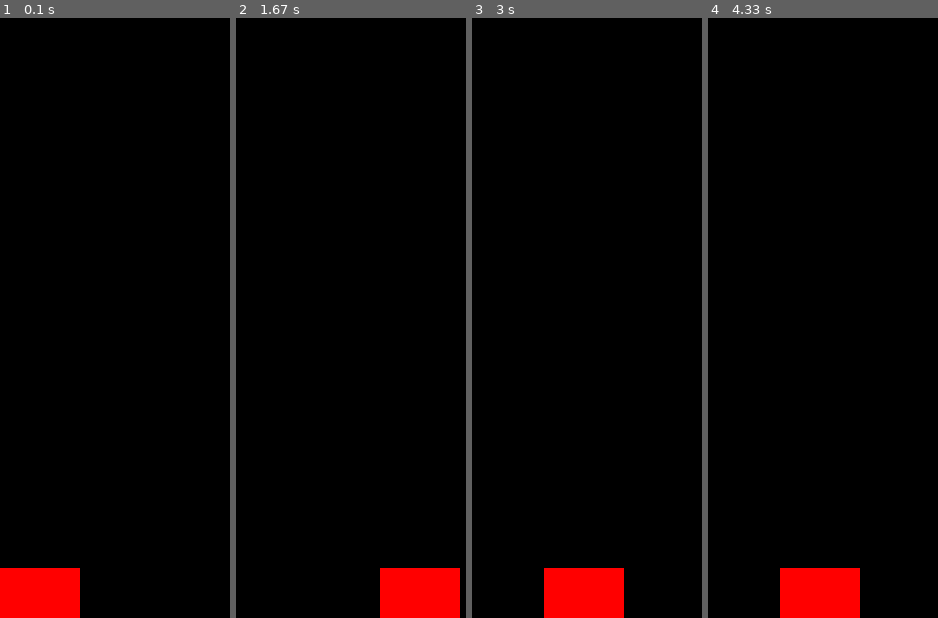
Above: before the commit, frames 1-4 (left to right).
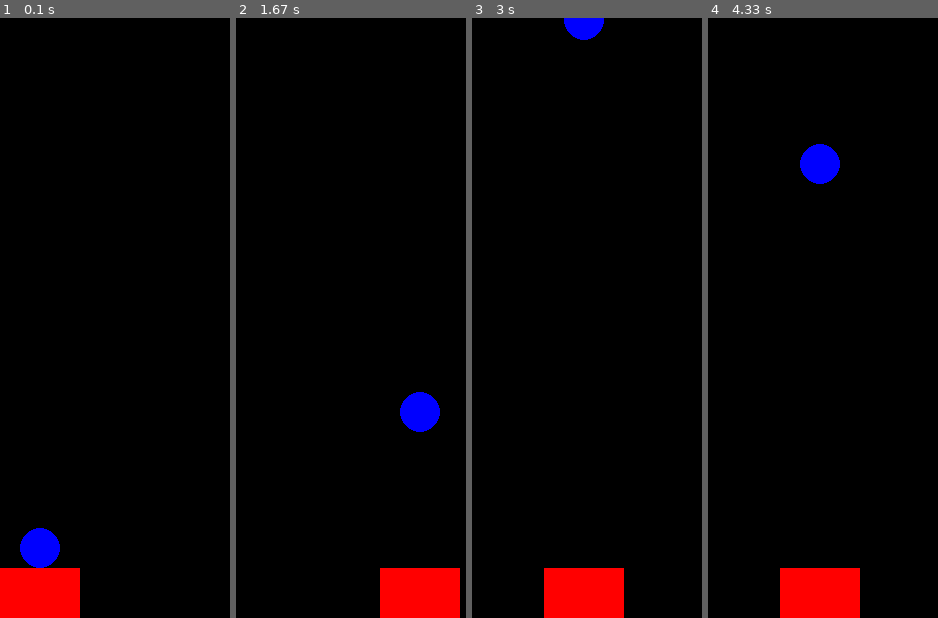
Above: after the commit, the same moments.

Repository: moonlca/pygame-practice
Game: pygame game, started from helloworld.py
The game is run twice, just before and just after one commit, with the same random seed, the same clock (stepped at 60 frames per second) and the same inputs.
Inputs:
- Up to frame 1 (0.1 s): no input
- Up to frame 2 (1.67 s): tap Space at 0.33, 0.73, 1.03, 1.23, 1.53 s; hold D 0.67-1.13 s; hold D 1.17-1.63 s
- Up to frame 3 (3 s): hold A 1.67-2.2 s; tap Space at 1.73, 2.03, 2.3, 2.6, 2.73 s; hold A 2.23-2.63 s; hold D from 2.67 s (still down)
- Up to frame 4 (4.33 s): tap Space at 3.03, 3.4, 3.7, 3.9, 4.2 s; release D at 3.3 s; hold A 3.33-3.8 s; hold D 3.83-4.3 s

The runs differ from the first frame. In frame 1, 0.9% of the frame differs, in the area x 8-27%, y 85-92%; in frame 2, 0.9%; in frame 3, 0.5%; in frame 4, 0.9%.

Commit message:
use space to shot  blue ball and jump between two line

Diff:
--- a/helloworld.py
+++ b/helloworld.py
@@ -7,15 +7,29 @@
 pygame.display.set_caption('hello')
 error = 0
 RED = (255, 0, 0)
+BLUE = (0, 0, 255)
 rect1 = pygame.Rect(0, 550, 80, 50)
 clk = pygame.time.Clock()
 pygame.key.set_repeat(1, 10)
 speed = 0
+lock = 1
+diry = -1
+cx = 20
+cy = 530
+shotspeed = 1
+
+
 # main loop
 while not error:
     clk.tick(60)
+    dp.fill((0, 0, 0))
+
+    # event
     for ev in pygame.event.get():
-        dp.fill((0, 0, 0))
+        # quit
+        if ev.type == QUIT:
+            pygame.quit()
+            sys.exit()
         # key move the rect1
         if ev.type == pygame.KEYDOWN:
             speed += 1
@@ -25,20 +39,36 @@
             if ev.key == K_a:
                 rect1.right -= speed
                 rect1.left -= speed
+            if ev.key == K_SPACE:
+                cx = rect1.centerx
+                lock = 0
         if ev.type == pygame.KEYUP:
             speed = 0
-        if rect1.left < 0:
-            rect1.left = 0
-            rect1.right = 80
-        if rect1.right > 800:
-            rect1.left = 730
-            rect1.right = 800
 
-        # draw rect1
-        pygame.draw.rect(dp, RED, rect1)
+    # stop
+    if rect1.left < 0:
+        rect1.left = 0
+        rect1.right = 80
+    if rect1.right > 800:
+        rect1.left = 730
+        rect1.right = 800
+    if cy < 10:
+        cy = 10
+        shotspeed = 0
+        diry = 1
+    if cy > 530:
+        cy = 530
+        shotspeed = 0
+        diry = -1
+    if lock:
+        cx = rect1.centerx
+        shotspeed = 0
+    else:
+        shotspeed += 1
+    cy += (diry * shotspeed)
 
-        # quit
-        if ev.type == QUIT:
-            pygame.quit()
-            sys.exit()
+    # draw
+    pygame.draw.rect(dp, RED, rect1)
+    pygame.draw.circle(dp, BLUE, (cx, cy), 20, 0)
+
     pygame.display.update()
